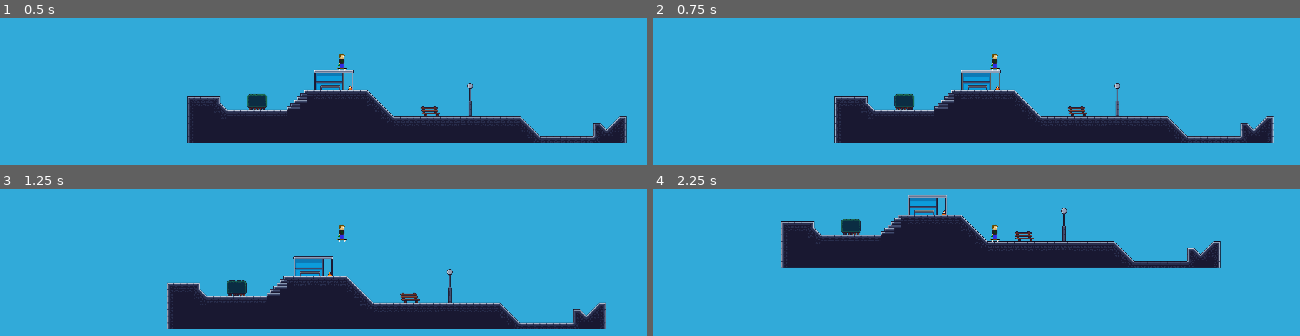
Above: before the commit, frames 1-4 (two rows, left to right).
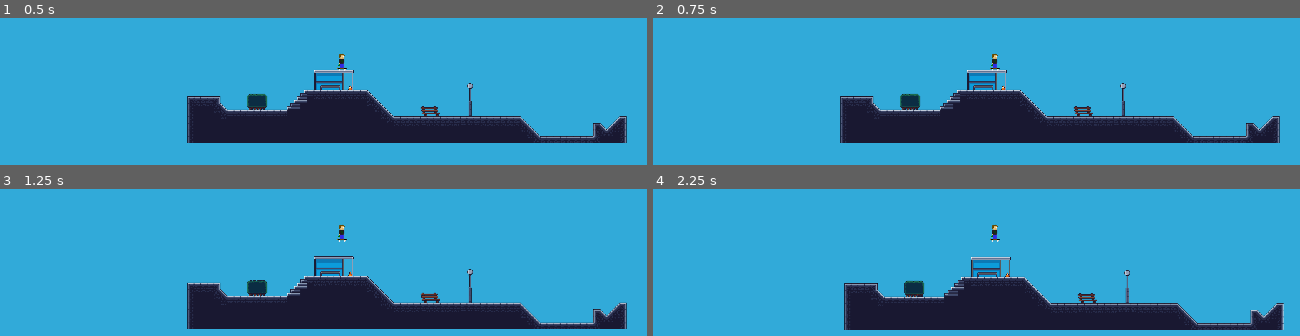
Above: after the commit, the same moments.

Repository: hamdle/2d_skateboard_game
Game: Godot game, scene res://levels/normandock/normandock.tscn
Same seed, same stepped clock (60 frames per second), same inputs: the game is played once before the commit and once after it.
Inputs:
- Up to frame 1 (0.5 s): no input
- Up to frame 2 (0.75 s): tap Enter at 0.5 s; hold Right (ui_right) from 0.53 s (still down); hold F (push, bound only before the commit) from 0.53 s (still down)
- Up to frame 3 (1.25 s): keep holding Right (ui_right); keep holding F (push, bound only before the commit); tap Space (ui_select) at 0.77, 0.8, 1.07 s
- Up to frame 4 (2.25 s): release F (push, bound only before the commit) at 1.28 s; tap Space (ui_select) at 1.35, 1.52, 1.82 s; tap F (push, bound only before the commit) at 1.55 s; release Right (ui_right) at 2.03 s; hold Left (ui_left) from 2.03 s (still down); hold F (push, bound only before the commit) from 2.03 s (still down)

Frame 1 is identical in both runs. In frame 2, 3.4% of the frame differs, in the area x 27-97%, y 35-86%; in frame 3, 6.8%; in frame 4, 31%, in the area x 19-98%, y 4-96%.

Commit message:
Create game controls and map controller

Diff:
--- a/project.godot
+++ b/project.godot
@@ -26,42 +26,146 @@
 
 [input]
 
+ui_accept={
+"deadzone": 0.5,
+"events": [ Object(InputEventKey,"resource_local_to_scene":false,"resource_name":"","device":0,"alt":false,"shift":false,"control":false,"meta":false,"command":false,"pressed":false,"scancode":16777221,"unicode":0,"echo":false,"script":null)
+, Object(InputEventKey,"resource_local_to_scene":false,"resource_name":"","device":0,"alt":false,"shift":false,"control":false,"meta":false,"command":false,"pressed":false,"scancode":16777222,"unicode":0,"echo":false,"script":null)
+, Object(InputEventKey,"resource_local_to_scene":false,"resource_name":"","device":0,"alt":false,"shift":false,"control":false,"meta":false,"command":false,"pressed":false,"scancode":32,"unicode":0,"echo":false,"script":null)
+ ]
+}
+ui_select={
+"deadzone": 0.5,
+"events": [ Object(InputEventKey,"resource_local_to_scene":false,"resource_name":"","device":0,"alt":false,"shift":false,"control":false,"meta":false,"command":false,"pressed":false,"scancode":32,"unicode":0,"echo":false,"script":null)
+ ]
+}
+ui_cancel={
+"deadzone": 0.5,
+"events": [ Object(InputEventKey,"resource_local_to_scene":false,"resource_name":"","device":0,"alt":false,"shift":false,"control":false,"meta":false,"command":false,"pressed":false,"scancode":16777217,"unicode":0,"echo":false,"script":null)
+ ]
+}
 ui_left={
 "deadzone": 0.5,
 "events": [ Object(InputEventKey,"resource_local_to_scene":false,"resource_name":"","device":0,"alt":false,"shift":false,"control":false,"meta":false,"command":false,"pressed":false,"scancode":16777231,"unicode":0,"echo":false,"script":null)
-, Object(InputEventJoypadButton,"resource_local_to_scene":false,"resource_name":"","device":0,"button_index":14,"pressure":0.0,"pressed":false,"script":null)
-, Object(InputEventKey,"resource_local_to_scene":false,"resource_name":"","device":0,"alt":false,"shift":false,"control":false,"meta":false,"command":false,"pressed":false,"scancode":65,"unicode":0,"echo":false,"script":null)
-, Object(InputEventJoypadMotion,"resource_local_to_scene":false,"resource_name":"","device":0,"axis":0,"axis_value":-1.0,"script":null)
  ]
 }
 ui_right={
 "deadzone": 0.5,
 "events": [ Object(InputEventKey,"resource_local_to_scene":false,"resource_name":"","device":0,"alt":false,"shift":false,"control":false,"meta":false,"command":false,"pressed":false,"scancode":16777233,"unicode":0,"echo":false,"script":null)
-, Object(InputEventJoypadButton,"resource_local_to_scene":false,"resource_name":"","device":0,"button_index":15,"pressure":0.0,"pressed":false,"script":null)
-, Object(InputEventKey,"resource_local_to_scene":false,"resource_name":"","device":0,"alt":false,"shift":false,"control":false,"meta":false,"command":false,"pressed":false,"scancode":68,"unicode":0,"echo":false,"script":null)
-, Object(InputEventJoypadMotion,"resource_local_to_scene":false,"resource_name":"","device":0,"axis":0,"axis_value":1.0,"script":null)
  ]
 }
 ui_up={
 "deadzone": 0.5,
 "events": [ Object(InputEventKey,"resource_local_to_scene":false,"resource_name":"","device":0,"alt":false,"shift":false,"control":false,"meta":false,"command":false,"pressed":false,"scancode":16777232,"unicode":0,"echo":false,"script":null)
-, Object(InputEventJoypadButton,"resource_local_to_scene":false,"resource_name":"","device":0,"button_index":12,"pressure":0.0,"pressed":false,"script":null)
-, Object(InputEventKey,"resource_local_to_scene":false,"resource_name":"","device":0,"alt":false,"shift":false,"control":false,"meta":false,"command":false,"pressed":false,"scancode":87,"unicode":0,"echo":false,"script":null)
-, Object(InputEventJoypadMotion,"resource_local_to_scene":false,"resource_name":"","device":0,"axis":3,"axis_value":-1.0,"script":null)
  ]
 }
 ui_down={
 "deadzone": 0.5,
 "events": [ Object(InputEventKey,"resource_local_to_scene":false,"resource_name":"","device":0,"alt":false,"shift":false,"control":false,"meta":false,"command":false,"pressed":false,"scancode":16777234,"unicode":0,"echo":false,"script":null)
-, Object(InputEventJoypadButton,"resource_local_to_scene":false,"resource_name":"","device":0,"button_index":13,"pressure":0.0,"pressed":false,"script":null)
-, Object(InputEventKey,"resource_local_to_scene":false,"resource_name":"","device":0,"alt":false,"shift":false,"control":false,"meta":false,"command":false,"pressed":false,"scancode":83,"unicode":0,"echo":false,"script":null)
-, Object(InputEventJoypadMotion,"resource_local_to_scene":false,"resource_name":"","device":0,"axis":3,"axis_value":1.0,"script":null)
  ]
 }
-push={
+ui_page_up={
+"deadzone": 0.5,
+"events": [ Object(InputEventKey,"resource_local_to_scene":false,"resource_name":"","device":0,"alt":false,"shift":false,"control":false,"meta":false,"command":false,"pressed":false,"scancode":16777235,"unicode":0,"echo":false,"script":null)
+ ]
+}
+ui_page_down={
+"deadzone": 0.5,
+"events": [ Object(InputEventKey,"resource_local_to_scene":false,"resource_name":"","device":0,"alt":false,"shift":false,"control":false,"meta":false,"command":false,"pressed":false,"scancode":16777236,"unicode":0,"echo":false,"script":null)
+ ]
+}
+ui_home={
+"deadzone": 0.5,
+"events": [ Object(InputEventKey,"resource_local_to_scene":false,"resource_name":"","device":0,"alt":false,"shift":false,"control":false,"meta":false,"command":false,"pressed":false,"scancode":16777229,"unicode":0,"echo":false,"script":null)
+ ]
+}
+ui_end={
+"deadzone": 0.5,
+"events": [ Object(InputEventKey,"resource_local_to_scene":false,"resource_name":"","device":0,"alt":false,"shift":false,"control":false,"meta":false,"command":false,"pressed":false,"scancode":16777230,"unicode":0,"echo":false,"script":null)
+ ]
+}
+steer_left={
+"deadzone": 0.5,
+"events": [ Object(InputEventJoypadMotion,"resource_local_to_scene":false,"resource_name":"","device":0,"axis":0,"axis_value":-1.0,"script":null)
+ ]
+}
+steer_right={
+"deadzone": 0.5,
+"events": [ Object(InputEventJoypadMotion,"resource_local_to_scene":false,"resource_name":"","device":0,"axis":0,"axis_value":1.0,"script":null)
+ ]
+}
+push_left={
+"deadzone": 0.5,
+"events": [ Object(InputEventJoypadButton,"resource_local_to_scene":false,"resource_name":"","device":0,"button_index":2,"pressure":0.0,"pressed":false,"script":null)
+ ]
+}
+push_right={
 "deadzone": 0.5,
 "events": [ Object(InputEventJoypadButton,"resource_local_to_scene":false,"resource_name":"","device":0,"button_index":0,"pressure":0.0,"pressed":false,"script":null)
-, Object(InputEventKey,"resource_local_to_scene":false,"resource_name":"","device":0,"alt":false,"shift":false,"control":false,"meta":false,"command":false,"pressed":false,"scancode":70,"unicode":0,"echo":false,"script":null)
+ ]
+}
+brake={
+"deadzone": 0.5,
+"events": [ Object(InputEventJoypadButton,"resource_local_to_scene":false,"resource_name":"","device":0,"button_index":1,"pressure":0.0,"pressed":false,"script":null)
+ ]
+}
+place={
+"deadzone": 0.5,
+"events": [ Object(InputEventJoypadButton,"resource_local_to_scene":false,"resource_name":"","device":0,"button_index":3,"pressure":0.0,"pressed":false,"script":null)
+ ]
+}
+grab_left={
+"deadzone": 0.5,
+"events": [ Object(InputEventJoypadButton,"resource_local_to_scene":false,"resource_name":"","device":0,"button_index":4,"pressure":0.0,"pressed":false,"script":null)
+ ]
+}
+grab_right={
+"deadzone": 0.5,
+"events": [ Object(InputEventJoypadButton,"resource_local_to_scene":false,"resource_name":"","device":0,"button_index":5,"pressure":0.0,"pressed":false,"script":null)
+ ]
+}
+place_marker={
+"deadzone": 0.5,
+"events": [ Object(InputEventJoypadButton,"resource_local_to_scene":false,"resource_name":"","device":0,"button_index":13,"pressure":0.0,"pressed":false,"script":null)
+ ]
+}
+goto_marker={
+"deadzone": 0.5,
+"events": [ Object(InputEventJoypadButton,"resource_local_to_scene":false,"resource_name":"","device":0,"button_index":12,"pressure":0.0,"pressed":false,"script":null)
+ ]
+}
+trick_down={
+"deadzone": 0.5,
+"events": [ Object(InputEventJoypadMotion,"resource_local_to_scene":false,"resource_name":"","device":0,"axis":3,"axis_value":1.0,"script":null)
+ ]
+}
+trick_up={
+"deadzone": 0.5,
+"events": [ Object(InputEventJoypadMotion,"resource_local_to_scene":false,"resource_name":"","device":0,"axis":3,"axis_value":-1.0,"script":null)
+ ]
+}
+trick_left={
+"deadzone": 0.5,
+"events": [ Object(InputEventJoypadMotion,"resource_local_to_scene":false,"resource_name":"","device":0,"axis":2,"axis_value":-1.0,"script":null)
+ ]
+}
+trick_right={
+"deadzone": 0.5,
+"events": [ Object(InputEventJoypadMotion,"resource_local_to_scene":false,"resource_name":"","device":0,"axis":2,"axis_value":1.0,"script":null)
+ ]
+}
+camera_in={
+"deadzone": 0.5,
+"events": [ Object(InputEventJoypadButton,"resource_local_to_scene":false,"resource_name":"","device":0,"button_index":15,"pressure":0.0,"pressed":false,"script":null)
+ ]
+}
+camera_out={
+"deadzone": 0.5,
+"events": [ Object(InputEventJoypadButton,"resource_local_to_scene":false,"resource_name":"","device":0,"button_index":14,"pressure":0.0,"pressed":false,"script":null)
+ ]
+}
+camera_reset={
+"deadzone": 0.5,
+"events": [ Object(InputEventJoypadButton,"resource_local_to_scene":false,"resource_name":"","device":0,"button_index":7,"pressure":0.0,"pressed":false,"script":null)
  ]
 }
 
